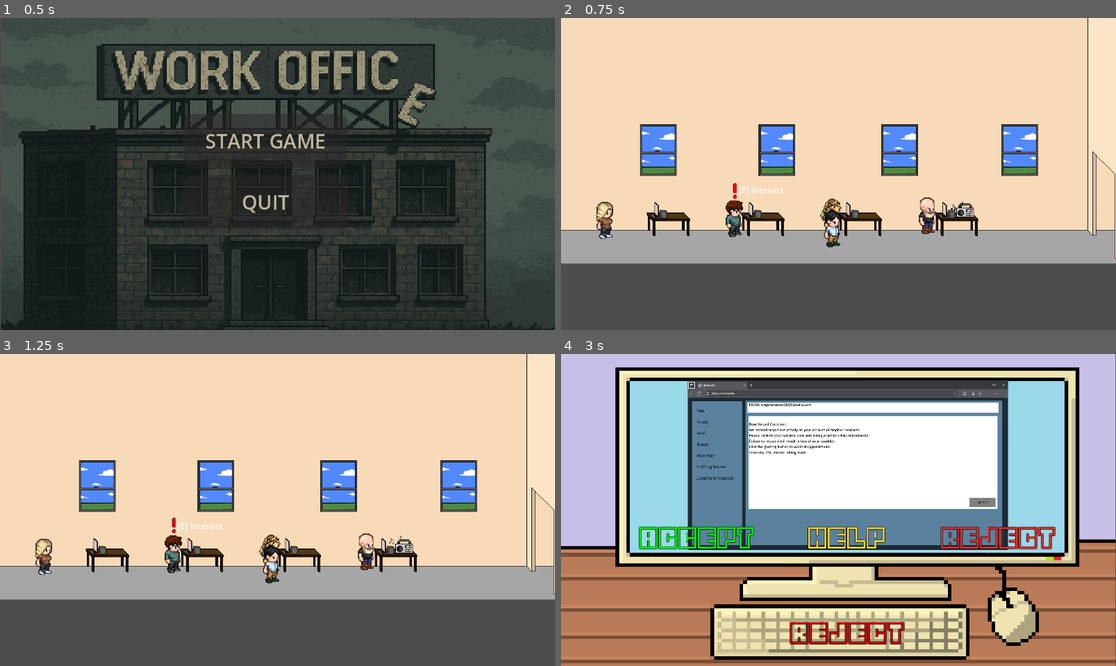
Above: before the commit, frames 1-4 (two rows, left to right).
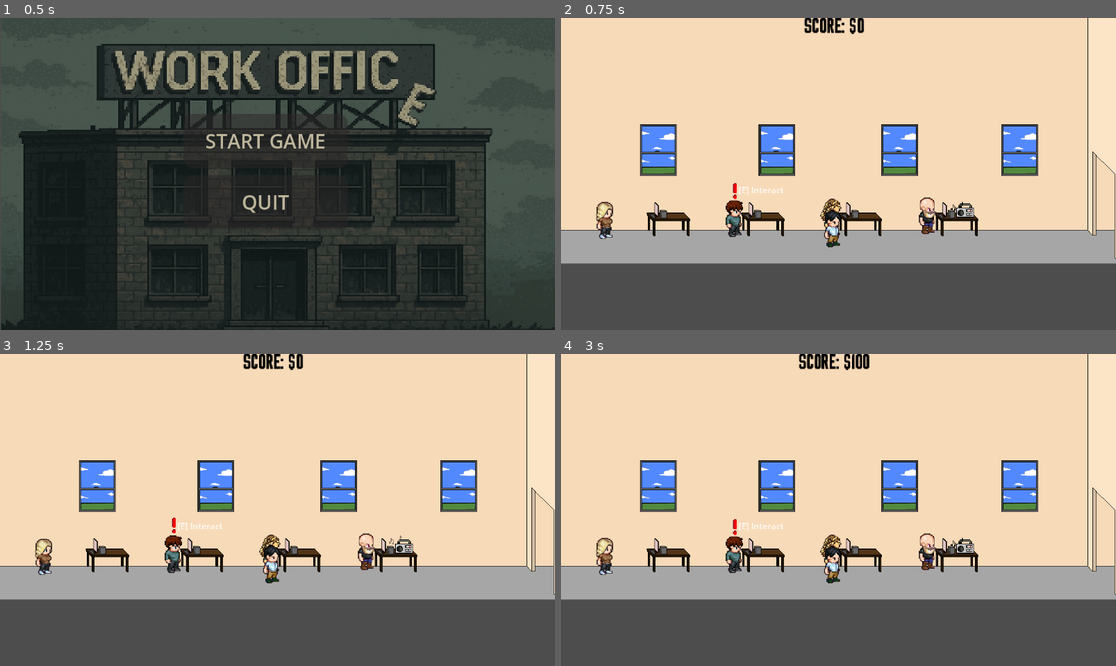
Above: after the commit, the same moments.

Repository: dmm04/Capstone-social-engineering-game-
Game: Godot game, scene res://Godot_Game_Files/main_menu.tscn
Two runs of this game, one before a commit and one after it. Both use one fixed random seed, a clock stepped at 60 frames per second and the inputs below. Sound files missing from this copy of the repository are replaced by a short silence.
Inputs (mouse positions are in pixels of both pictures, inside the frame that each line leads up to):
- Up to frame 1 (0.5 s): no input
- Up to frame 2 (0.75 s): click "START GAME" at 0.5 s
- Up to frame 3 (1.25 s): no input
- Up to frame 4 (3 s): tap Enter (ui_accept) at 1.25, 1.52 s; move the mouse to (960, 494) at 1.27 s; hold Right (ui_right) 1.28-2 s; tap E (interact) at 1.35 s; click (960, 494) at 1.42 s; click (999, 538) at 2 s; click "CORRECT! Never trust an email…" at 2.75 s

Frame 1 is identical in both runs. In frame 2, 0.4% of the frame differs, in the area x 43-55%, y 0-6%; in frame 3, 0.4%; in frame 4, 96%, in the area x 0-100%, y 0-100%.

Commit message:
added score and adjusted puzzle

Diff:
--- a/capstone/Godot_Game_Files/Assets/Music_Sounds/Radio.tscn
+++ b/capstone/Godot_Game_Files/Assets/Music_Sounds/Radio.tscn
@@ -23,8 +23,8 @@
 	preload(\"res://Godot_Game_Files/Assets/Music_Sounds/song5.mp3\"),
 	preload(\"res://Godot_Game_Files/Assets/Music_Sounds/song7.mp3\")
 ]
-
-var current_index = 0
+var num = [1,2,3,4,5,6,7]
+var current_index = num.pick_random()
 var is_on = true
 var player_near = false
 
--- a/capstone/Godot_Game_Files/Assets/phising_email.gd
+++ b/capstone/Godot_Game_Files/Assets/phising_email.gd
@@ -56,18 +56,27 @@
 
 
 func _on_accept_pressed() -> void:
-	$Button_manager/Help/Label.text = "WRONG! Never trust an email asking for credit card information.
+	$Button_manager/Continue/Label2.text = "WRONG! Never trust an email asking for credit card information.
 	Always look who is sending it and make sure you know them."
-	$Button_manager/Help/Label.visible = !$Button_manager/Help/Label.visible
+	$Button_manager/Accept.visible = !$Button_manager/Accept.visible
+	$Button_manager/Reject.visible = !$Button_manager/Reject.visible
+	$Button_manager/Help.visible = !$Button_manager/Help.visible
 	$Button_manager/Continue.visible = !$Button_manager/Continue.visible
+	print("Score is:", Global.score)
+	Global.score -= 100
 func _on_continue_pressed() -> void:
 	get_tree().change_scene_to_file("res://Godot_Game_Files/game.tscn")
 
 func _on_reject_pressed() -> void:
-	$Button_manager/Help/Label.text = "CORRECT! Never trust an email asking for credit card information.
+	$Button_manager/Continue/Label2.text = "CORRECT! Never trust an email asking for credit card information.
 	Always look who is sending it and make sure you know them."
-	$Button_manager/Help/Label.visible = !$Button_manager/Help/Label.visible
+	$Button_manager/Accept.visible = !$Button_manager/Accept.visible
+	$Button_manager/Reject.visible = !$Button_manager/Reject.visible
+	$Button_manager/Help.visible = !$Button_manager/Help.visible
 	$Button_manager/Continue.visible = !$Button_manager/Continue.visible
+	print("Score is:", Global.score)
+	Global.score += 100
+	print("Score is:", Global.score)
 
 
 func _on_help_pressed() -> void:
--- a/capstone/Godot_Game_Files/Puzzles/emails/phising emails/phising_email.tscn
+++ b/capstone/Godot_Game_Files/Puzzles/emails/phising emails/phising_email.tscn
@@ -10,6 +10,8 @@
 [ext_resource type="Texture2D" uid="uid://e1wsxsgqrjb0" path="res://Godot_Game_Files/Puzzles/emails/HELP (1).png" id="6_amkrs"]
 [ext_resource type="Texture2D" uid="uid://bvn7muqmli1kk" path="res://Godot_Game_Files/Puzzles/emails/HELP.png" id="7_caett"]
 [ext_resource type="Texture2D" uid="uid://ccjvm3f421lyh" path="res://Godot_Game_Files/Puzzles/emails/phising emails/square.png" id="10_amkrs"]
+[ext_resource type="Texture2D" uid="uid://bpbnuo012lldo" path="res://Godot_Game_Files/Puzzles/emails/CONTINUE (1).png" id="11_kuhnx"]
+[ext_resource type="Texture2D" uid="uid://d1tl8pf0q211w" path="res://Godot_Game_Files/Puzzles/emails/CONTINUE.png" id="12_wxe8j"]
 
 [node name="Phising Email" type="Node2D"]
 script = ExtResource("1_nv4bd")
@@ -28,9 +30,10 @@
 z_index = 1
 offset_left = -465.873
 offset_top = -227.773
-offset_right = 79.1271
-offset_bottom = -24.7729
+offset_right = 700.7734
+offset_bottom = 199.36705
 theme_override_colors/font_color = Color(0, 0, 0, 1)
+theme_override_font_sizes/font_size = 33
 text = "test"
 
 [node name="email" type="Label" parent="PhisingEmail"]
@@ -38,8 +41,9 @@
 offset_left = -465.873
 offset_top = -293.001
 offset_right = 705.127
-offset_bottom = -269.001
+offset_bottom = -246.7102
 theme_override_colors/font_color = Color(0, 0, 0, 1)
+theme_override_font_sizes/font_size = 32
 text = "test"
 
 [node name="Button_manager" type="Control" parent="."]
@@ -92,30 +96,57 @@
 offset_left = -299.0
 offset_top = 91.0
 offset_right = 518.0
-offset_bottom = 193.0
+offset_bottom = 333.0
 theme_override_colors/font_outline_color = Color(0, 0, 0, 1)
 theme_override_constants/shadow_outline_size = 0
 theme_override_font_sizes/font_size = 23
-text = "⚠️ Warning: This email is suspicious!
-Never respond to emails asking for credit card info.
-Legitimate companies will not ask you for sensitive information via email."
+text = "⚠️ Watch for common phishing signs:
+• Urgent or threatening language
+• Requests for passwords or payment info
+• Strange links or unknown senders
+• Poor spelling, odd formatting, or suspicious attachments
+Never share sensitive info through email.
+"
 horizontal_alignment = 1
 
 [node name="Square" type="Sprite2D" parent="Button_manager/Help/Label"]
 modulate = Color(0, 0, 0, 0.851)
 z_index = -1
-position = Vector2(407.305, 51.601)
-scale = Vector2(1.38972, 0.370673)
+position = Vector2(407.305, 104.13954)
+scale = Vector2(1.38972, 0.72092986)
 texture = ExtResource("10_amkrs")
 
 [node name="Continue" type="TextureButton" parent="Button_manager"]
 visible = false
 layout_mode = 0
-offset_left = 382.0
-offset_top = 504.0
-offset_right = 645.0
-offset_bottom = 561.0
-texture_normal = ExtResource("5_afpqk")
+offset_left = 347.0
+offset_top = 276.0
+offset_right = 700.0
+offset_bottom = 333.0
+texture_normal = ExtResource("11_kuhnx")
+texture_hover = ExtResource("12_wxe8j")
+
+[node name="Label2" type="Label" parent="Button_manager/Continue"]
+visibility_layer = 4
+z_index = 1
+z_as_relative = false
+layout_mode = 0
+offset_left = -224.0
+offset_top = 109.0
+offset_right = 593.0
+offset_bottom = 351.0
+theme_override_colors/font_outline_color = Color(0, 0, 0, 1)
+theme_override_constants/shadow_outline_size = 0
+theme_override_font_sizes/font_size = 23
+text = "text"
+horizontal_alignment = 1
+
+[node name="Square" type="Sprite2D" parent="Button_manager/Continue/Label2"]
+modulate = Color(0, 0, 0, 0.851)
+z_index = -1
+position = Vector2(407.305, 39.355507)
+scale = Vector2(1.38972, 0.2890363)
+texture = ExtResource("10_amkrs")
 
 [node name="Camera2D" type="Camera2D" parent="."]
 position = Vector2(495, 261)
--- a/capstone/Godot_Game_Files/game.tscn
+++ b/capstone/Godot_Game_Files/game.tscn
@@ -1,14 +1,21 @@
-[gd_scene load_steps=12 format=3 uid="uid://b5cb8hi831nnt"]
+[gd_scene load_steps=15 format=3 uid="uid://b5cb8hi831nnt"]
 
 [ext_resource type="PackedScene" uid="uid://bnpveoij6ge22" path="res://Godot_Game_Files/Assets/Characters/Player.tscn" id="1_l7whm"]
 [ext_resource type="Texture2D" uid="uid://dsuhcbcpm4ryw" path="res://Godot_Game_Files/Assets/Characters/office background.png" id="2_60j76"]
 [ext_resource type="PackedScene" uid="uid://nnlmyeh6m0oq" path="res://Godot_Game_Files/Assets/Characters/npc_boss.tscn" id="3_2s8f0"]
+[ext_resource type="FontFile" uid="uid://spynjnwq75ou" path="res://Godot_Game_Files/Assets/Fonts/Tokyo.ttf" id="3_prroa"]
 [ext_resource type="PackedScene" uid="uid://c2d6ehiuccdsh" path="res://Godot_Game_Files/Assets/Characters/npc_1.tscn" id="4_1og58"]
 [ext_resource type="PackedScene" uid="uid://r1agwgfqfbg4" path="res://Godot_Game_Files/Assets/Music_Sounds/Radio.tscn" id="5_60j76"]
 [ext_resource type="PackedScene" uid="uid://c78uxvq3ytj03" path="res://Godot_Game_Files/Assets/Characters/npc_2.tscn" id="6_w2jga"]
 [ext_resource type="PackedScene" uid="uid://bgjesj5di2ixk" path="res://Godot_Game_Files/Assets/Characters/npc_3.tscn" id="7_woipg"]
 [ext_resource type="PackedScene" uid="uid://cslssty13vqwr" path="res://Godot_Game_Files/Assets/Characters/node_2d.tscn" id="8_prroa"]
+[ext_resource type="Script" uid="uid://ntcob37ojm7b" path="res://Godot_Game_Files/score.gd" id="9_2npts"]
 [ext_resource type="PackedScene" uid="uid://dvcynifnfhk4c" path="res://Godot_Game_Files/Assets/Buttons/!alert.tscn" id="9_woipg"]
+
+[sub_resource type="GDScript" id="GDScript_woipg"]
+script/source = "extends Node
+var score: int = 0
+"
 
 [sub_resource type="WorldBoundaryShape2D" id="WorldBoundaryShape2D_e2o6t"]
 distance = -354.0
@@ -17,19 +24,20 @@
 b = Vector2(-1, -510)
 
 [node name="Game" type="Node2D"]
+script = SubResource("GDScript_woipg")
 
 [node name="NPC\'s" type="Node" parent="."]
 
 [node name="NPC BOSS" parent="NPC\'s" instance=ExtResource("3_2s8f0")]
 position = Vector2(804, 407)
 
-[node name="NPC4" parent="NPC\'s" instance=ExtResource("8_prroa")]
+[node name="npc_4" parent="NPC\'s" instance=ExtResource("8_prroa")]
 position = Vector2(235, 400)
 
 [node name="npc_3" parent="NPC\'s" instance=ExtResource("7_woipg")]
 position = Vector2(354, 394)
 
-[node name="Player2" parent="NPC\'s" instance=ExtResource("6_w2jga")]
+[node name="npc_2" parent="NPC\'s" instance=ExtResource("6_w2jga")]
 position = Vector2(109, 411)
 
 [node name="NPC1" parent="NPC\'s" instance=ExtResource("4_1og58")]
@@ -62,6 +70,19 @@
 z_index = 5
 position = Vector2(235, 399)
 
+[node name="score" type="Label" parent="Player"]
+z_index = 7
+offset_left = -281.0
+offset_top = -252.0
+offset_right = 285.0
+offset_bottom = -225.0
+theme_override_colors/font_color = Color(0, 0, 0, 1)
+theme_override_fonts/font = ExtResource("3_prroa")
+theme_override_font_sizes/font_size = 27
+text = "SCORE: 0"
+horizontal_alignment = 1
+script = ExtResource("9_2npts")
+
 [node name="Radio" parent="." instance=ExtResource("5_60j76")]
 position = Vector2(405, 396)
 
--- /dev/null
+++ b/capstone/Godot_Game_Files/score.gd
@@ -0,0 +1,4 @@
+extends Label
+func _ready():
+	# Set the initial score
+	text = "score: $" + str(Global.score)
--- /dev/null
+++ b/capstone/global.gd
@@ -0,0 +1,2 @@
+extends Node
+var score: int = 0
--- a/capstone/project.godot
+++ b/capstone/project.godot
@@ -12,12 +12,16 @@
 
 config/name="Capstone"
 run/main_scene="uid://blkrg8y6e0san"
-config/features=PackedStringArray("4.4", "GL Compatibility")
+config/features=PackedStringArray("4.5", "GL Compatibility")
 config/icon="res://icon.svg"
 
 [audio]
 
 buses/default_bus_layout=""
+
+[autoload]
+
+Global="*res://global.gd"
 
 [input]
 
Not shown, changed: capstone/Godot_Game_Files/Assets/Buttons/AlertIcon.png.import
Not shown, changed: capstone/Godot_Game_Files/Assets/Buttons/accept button.png.import
Not shown, changed: capstone/Godot_Game_Files/Assets/Buttons/reject button.png.import
Not shown, changed: capstone/Godot_Game_Files/Assets/Characters/Worker-Emily.png.import
Not shown, changed: capstone/Godot_Game_Files/Assets/Characters/accept button.png.import
Not shown, changed: capstone/Godot_Game_Files/Assets/Characters/boss.png.import
Not shown, changed: capstone/Godot_Game_Files/Assets/Characters/char.png.import
Not shown, changed: capstone/Godot_Game_Files/Assets/Characters/character 1.png.import
Not shown, changed: capstone/Godot_Game_Files/Assets/Characters/character q.png.import
Not shown, changed: capstone/Godot_Game_Files/Assets/Characters/character(dylan).png.import
Not shown, changed: capstone/Godot_Game_Files/Assets/Characters/character2.png.import
Not shown, changed: capstone/Godot_Game_Files/Assets/Characters/character_sprite_trey.png.import
(and 30 more such lines)
